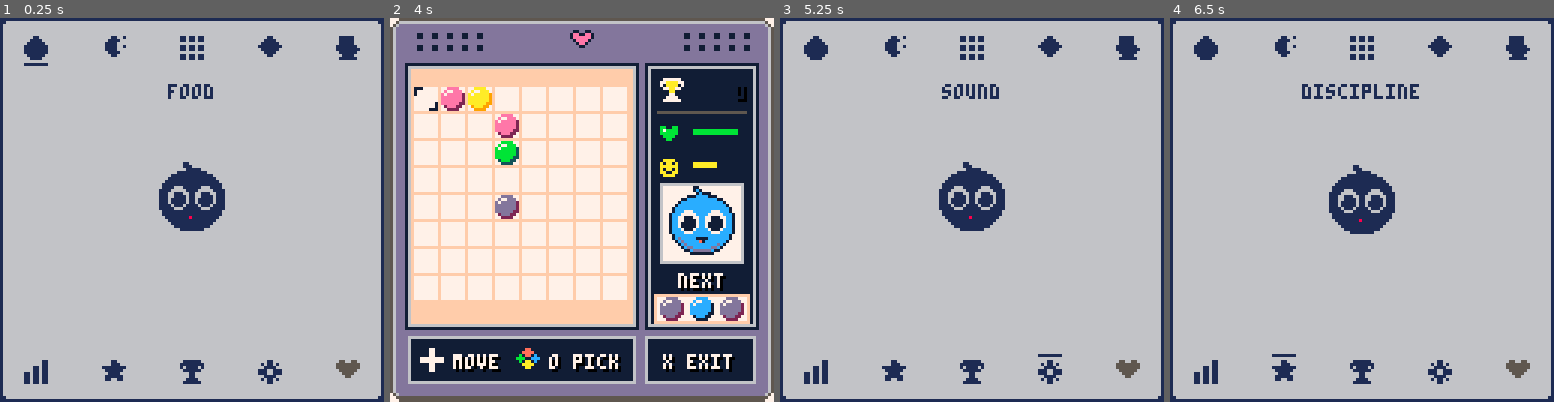
Above: before the commit, frames 1-4 (left to right).
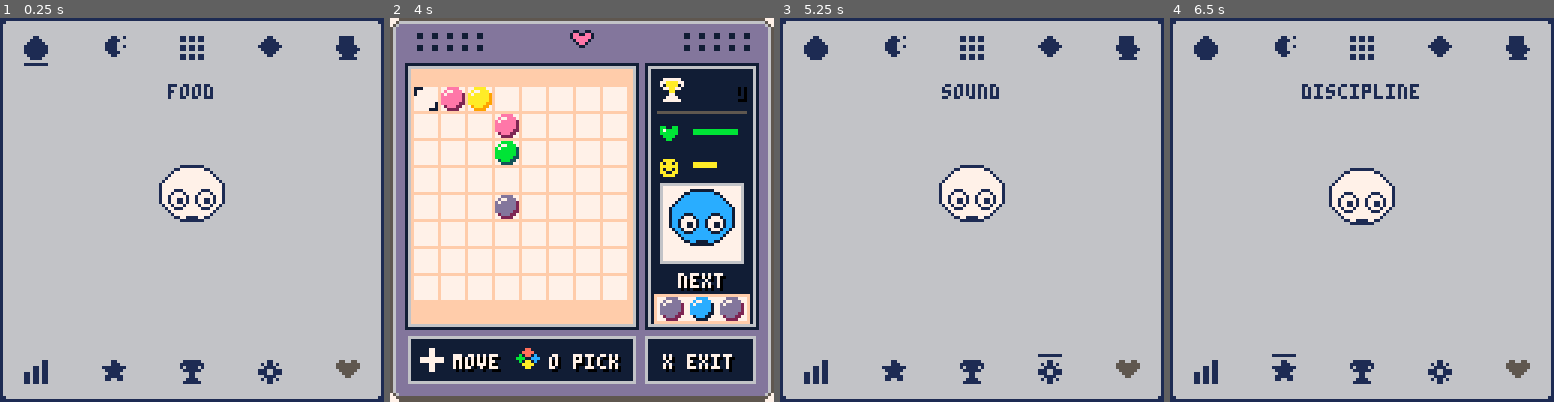
Above: after the commit, the same moments.

Repository: farrukh-mirzazade/LinesGotchi-PICO8
Game: PICO-8 cartridge carts/linesgotchi.p8
Two runs of this game, one before a commit and one after it. Both use one fixed random seed, a clock stepped at 60 frames per second and the inputs below.
Inputs:
- Up to frame 1 (0.25 s): no input
- Up to frame 2 (4 s): tap O (Z key) at 0.33, 0.7, 1.43, 2.22, 3.1, 3.98 s; tap X (X key) at 1.07, 2.07, 2.4, 2.73, 3.07, 3.4, 3.73 s; hold Left 1.97-2.37 s; hold Down 2.42-2.82 s; hold Right 2.87-3.53 s; hold Up from 3.58 s (still down)
- Up to frame 3 (5.25 s): tap X (X key) every 0.33 s from 4.07 to 5.07 s; release Up at 4.08 s; hold Right 4.13-4.53 s; hold Down 4.58-5.08 s; tap O (Z key) at 4.87 s; hold Left from 5.13 s (still down)
- Up to frame 4 (6.5 s): tap X (X key) every 0.33 s from 5.4 to 6.4 s; tap O (Z key) at 5.75 s; release Left at 5.8 s; hold Up 5.85-6.18 s; hold Left from 6.23 s (still down)

The runs differ from the first frame. In frame 1, 2.1% of the frame differs, in the area x 41-59%, y 37-56%; in frame 2, 1.3%; in frame 3, 2.1%; in frame 4, 2.1%.

Commit message:
Redesign baby pet for friendlier LCD appearance

Diff:
--- a/carts/linesgotchi.p8
+++ b/carts/linesgotchi.p8
@@ -902,7 +902,7 @@
 
 function draw_lcd_pet(x,y)
  pal()
- pal(7,6) pal(12,1) pal(6,1) pal(13,1) pal(14,1)
+ pal(7,7) pal(12,7) pal(8,1) pal(13,1) pal(14,1)
  draw_pet_sprite(x,y,current_pet_state())
  pal()
  local stage=pet_stage()
Not shown, changed: 23 lines of the sprite sheet (__gfx__) section of carts/linesgotchi.p8
Not shown, changed: assets/design/clean_spritesheet_preview.png
Not shown, changed: docs/10_DEVELOPMENT_LOG.md
Not shown, changed: scripts/build_clean_gfx.py
